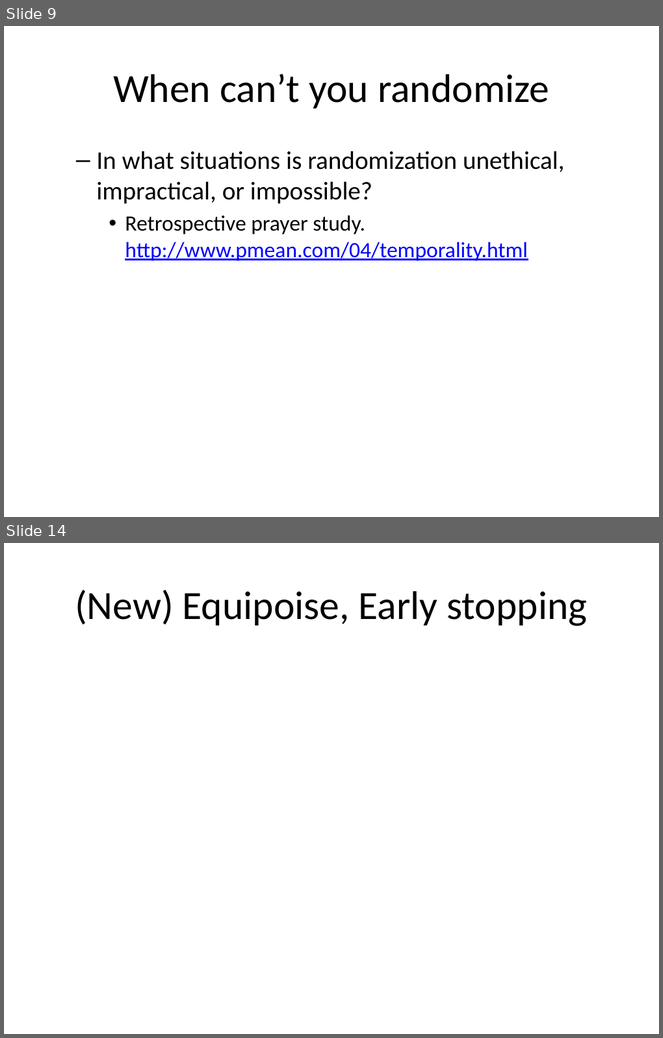
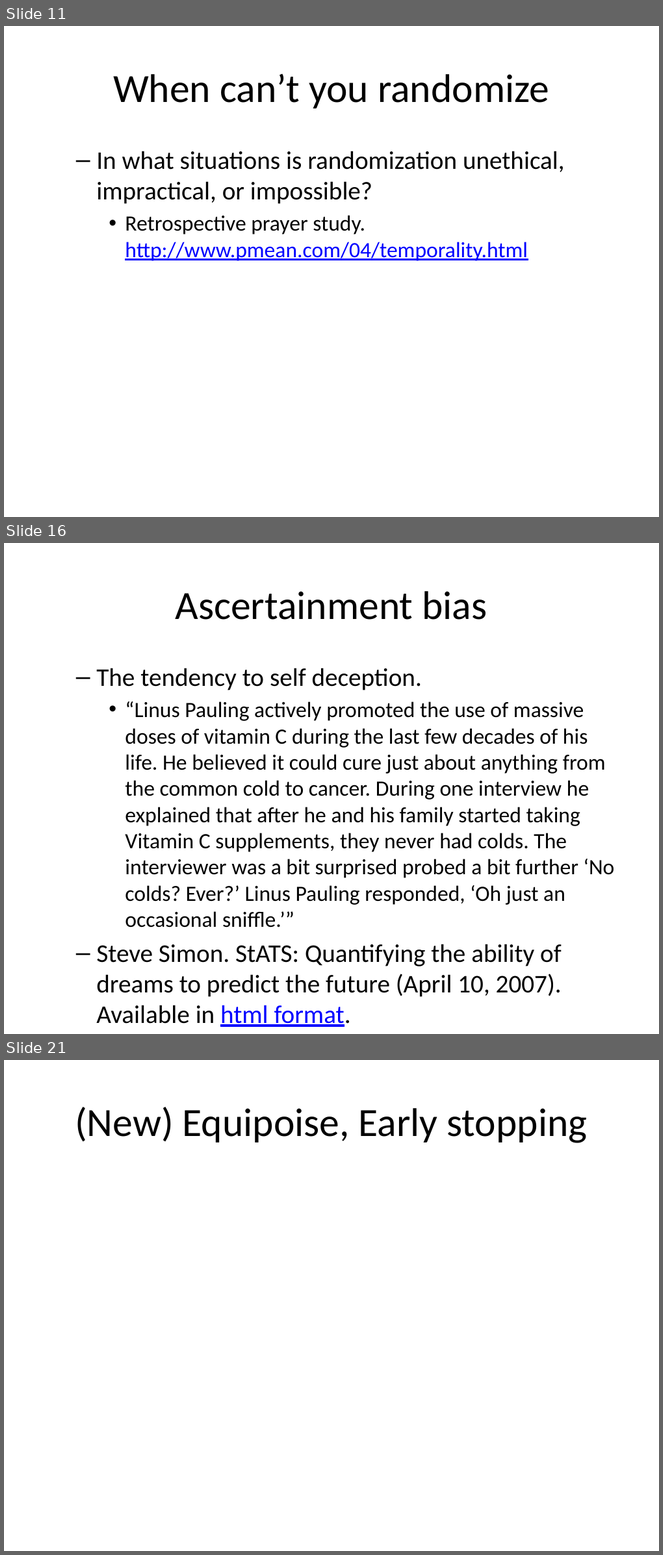
Before and after one commit to classes-medb/5510, a slide deck: src/video-04-randomized-trials.pptx. Shown one above the other, each under a label of ours: slides 9 and 14 before the commit, slides 11, 16 and 21 after it; the slides between them are not shown. The pictures are 663x1038 and 663x1555 pixels, drawn with LibreOffice and Linux fonts; fonts in the diff are those of the drawing. Boxes give left, top, right and bottom in pixels: in the first picture for what was removed or moved away, otherwise in the second. Text is boxed around its words. In the diff, an @@ line names an element or a change of style, - is before the commit and + after.

```diff
--- a/src/video-04-randomized-trials.pptx
+++ b/src/video-04-randomized-trials.pptx
@@ slide 16 added at [4,543,659,1034], background #FFFFFF @@
@@ title added at [176,591,487,620], 44 pt, text #000000 @@
+Ascertainment bias
@@ text added at [96,668,615,997], 24 pt, text #000000 @@
+  – The tendency to self deception.
+    • “Linus Pauling actively promoted the use of massive doses of vitamin C during the last few decades of his life. He believed it could cure just about anything from the common cold to cancer. During one interview he explained that after he and his family started taking Vitamin C supplements, they never had colds. The interviewer was a bit surprised probed a bit further ‘No colds? Ever?’ Linus Pauling responded, ‘Oh just an occasional sniffle.’”
+  – Steve Simon. StATS: Quantifying the ability of dreams to predict the future (April 10, 2007). Available in html format.
@@ what was slide 9 is now slide 11 @@
@@ what was slide 14 is now slide 21 @@
```
Also in this commit, not shown: 9 slides changed, 9 other slides added, 5 slides removed, 5 other files.
